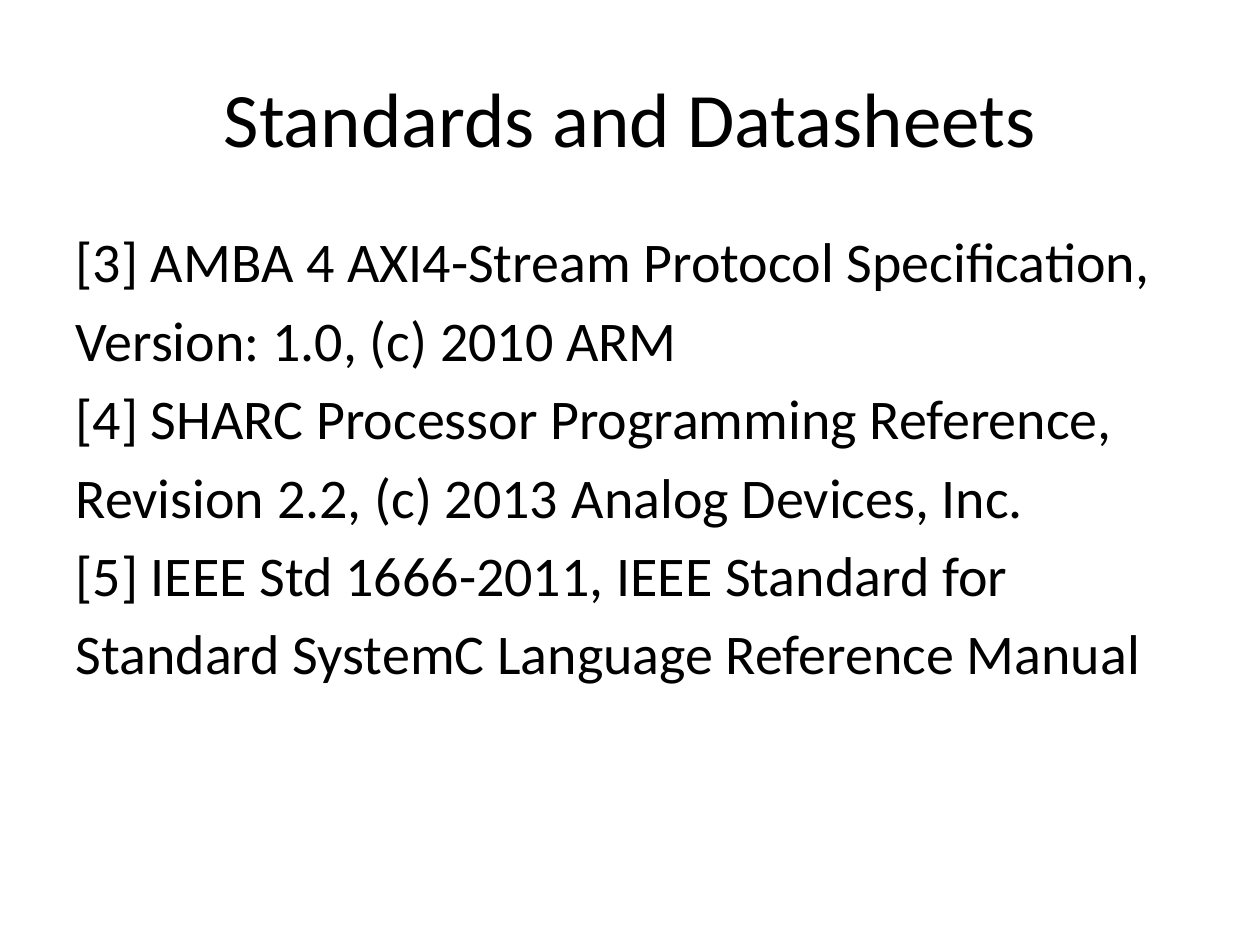
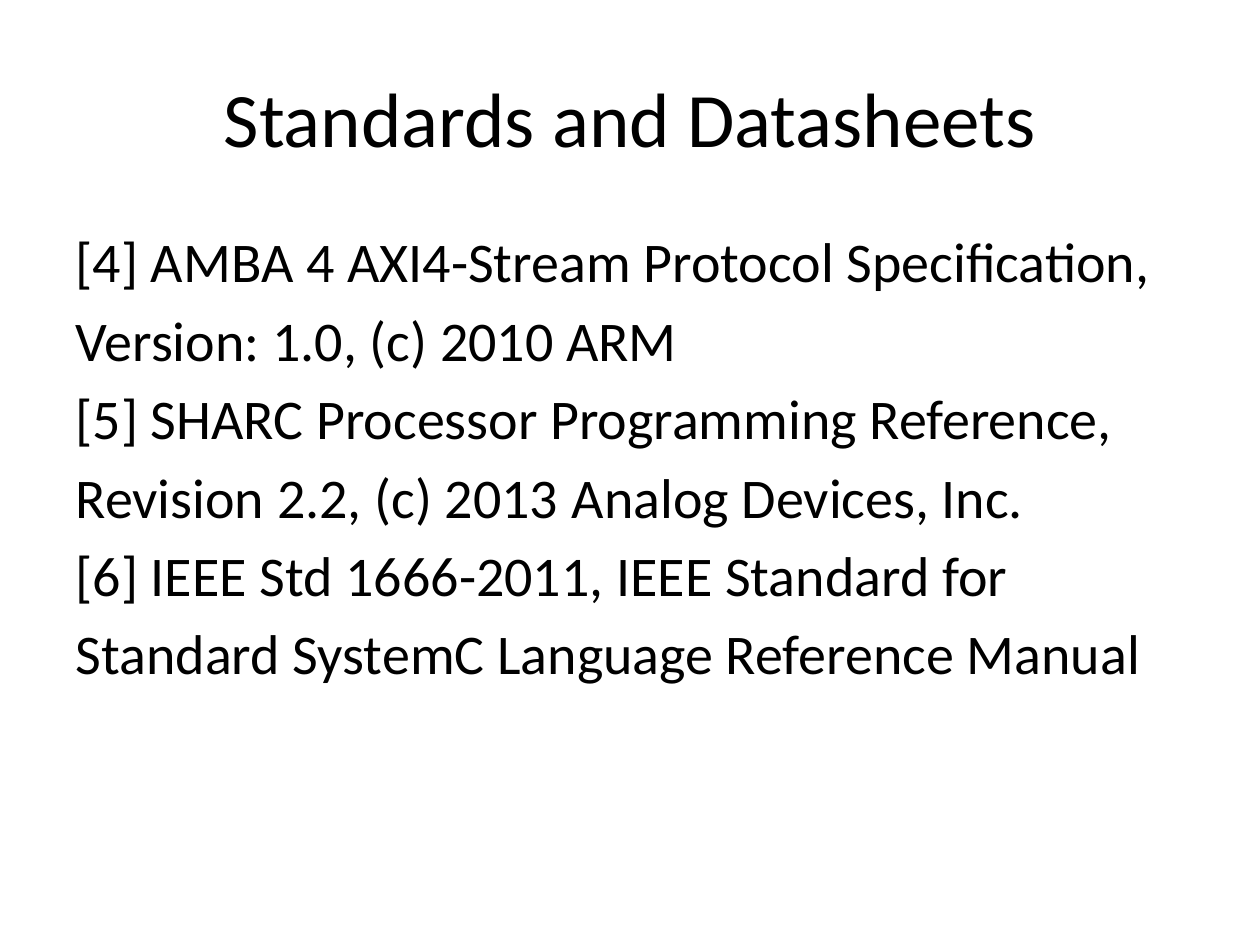
Before and after one commit to timurkelin/simsimd, a slide deck: slide 119 of doc/simsimd.pptx. Drawn at 1260x945 pixels with LibreOffice and Linux fonts; fonts in the diff are those of the drawing; background and template pictures are left out. Boxes give left, top, right and bottom in pixels: in the first picture for what was removed or moved away, otherwise in the second. Text is boxed around its words. In the diff, an @@ line names an element or a change of style, - is before the commit and + after.

```diff
--- a/doc/simsimd.pptx
+++ b/doc/simsimd.pptx
@@ text at (x1=76, y1=241, x2=1150, y2=291): text changed @@
-[3] AMBA 4 AXI4-Stream Protocol Specification,
+[4] AMBA 4 AXI4-Stream Protocol Specification,
@@ text at (x1=76, y1=398, x2=1112, y2=449): text changed @@
-[4] SHARC Processor Programming Reference,
+[5] SHARC Processor Programming Reference,
@@ text at (x1=76, y1=555, x2=1007, y2=604): text changed @@
-[5] IEEE Std 1666-2011, IEEE Standard for
+[6] IEEE Std 1666-2011, IEEE Standard for
```
Also in this commit, not shown: 8 other slides changed, 3 other files.
